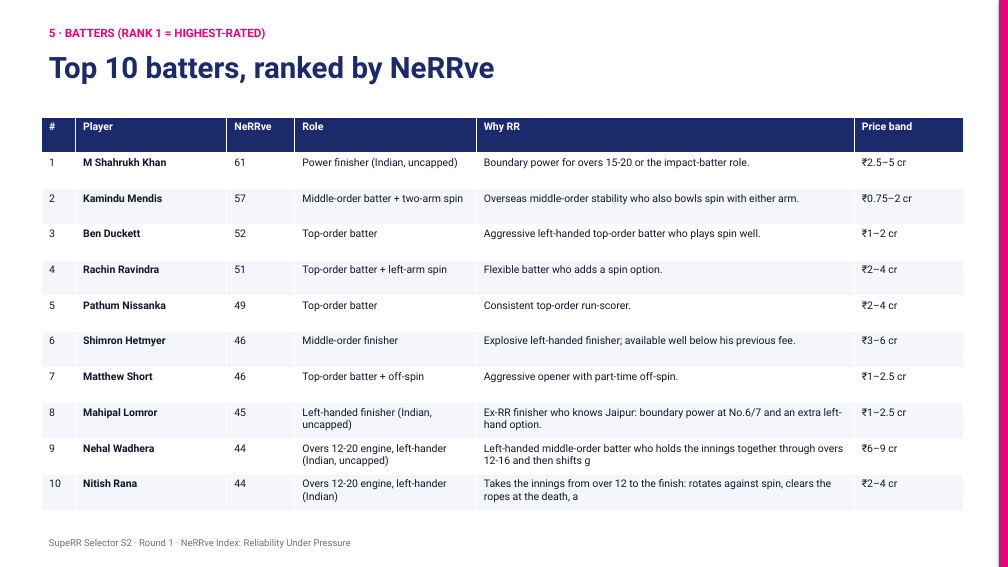
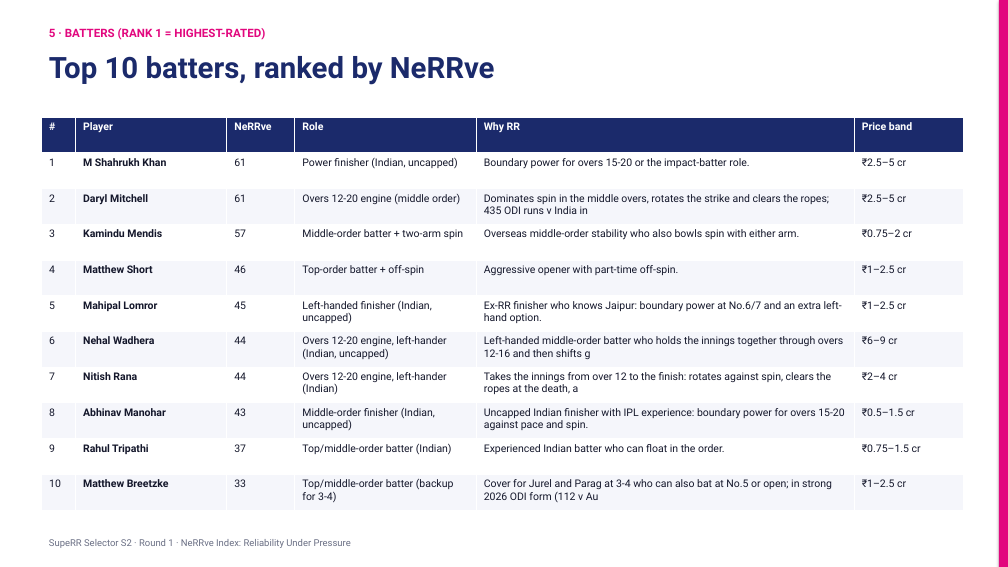
Before and after one commit to KoduruChandrasekhar/RRAuction-, a slide deck: slide 10 of submission/NeRRve_Deck.pptx. Drawn at 1008x567 pixels with LibreOffice and Linux fonts; fonts in the diff are those of the drawing. Boxes give left, top, right and bottom in pixels: in the first picture for what was removed or moved away, otherwise in the second. Text is boxed around its words. In the diff, an @@ line names an element or a change of style, - is before the commit and + after.

```diff
--- a/submission/NeRRve_Deck.pptx
+++ b/submission/NeRRve_Deck.pptx
@@ table at (42,117,964,510) @@
-row 3: 2 | Kamindu Mendis | 57 | Middle-order batter + two-arm spin | Overseas middle-order stability who also bowls spin with either arm. | ₹0.75–2 cr
+row 3: 2 | Daryl Mitchell | 61 | Overs 12-20 engine (middle order) | Dominates spin in the middle overs, rotates the strike and clears the ropes; 435 ODI runs v India in | ₹2.5–5 cr
-row 4: 3 | Ben Duckett | 52 | Top-order batter | Aggressive left-handed top-order batter who plays spin well. | ₹1–2 cr
+row 4: 3 | Kamindu Mendis | 57 | Middle-order batter + two-arm spin | Overseas middle-order stability who also bowls spin with either arm. | ₹0.75–2 cr
-row 5: 4 | Rachin Ravindra | 51 | Top-order batter + left-arm spin | Flexible batter who adds a spin option. | ₹2–4 cr
+row 5: 4 | Matthew Short | 46 | Top-order batter + off-spin | Aggressive opener with part-time off-spin. | ₹1–2.5 cr
-row 6: 5 | Pathum Nissanka | 49 | Top-order batter | Consistent top-order run-scorer. | ₹2–4 cr
+row 6: 5 | Mahipal Lomror | 45 | Left-handed finisher (Indian, uncapped) | Ex-RR finisher who knows Jaipur: boundary power at No.6/7 and an extra left-hand option. | ₹1–2.5 cr
-row 7: 6 | Shimron Hetmyer | 46 | Middle-order finisher | Explosive left-handed finisher; available well below his previous fee. | ₹3–6 cr
+row 7: 6 | Nehal Wadhera | 44 | Overs 12-20 engine, left-hander (Indian, uncapped) | Left-handed middle-order batter who holds the innings together through overs 12-16 and then shifts g | ₹6–9 cr
-row 8: 7 | Matthew Short | 46 | Top-order batter + off-spin | Aggressive opener with part-time off-spin. | ₹1–2.5 cr
+row 8: 7 | Nitish Rana | 44 | Overs 12-20 engine, left-hander (Indian) | Takes the innings from over 12 to the finish: rotates against spin, clears the ropes at the death, a | ₹2–4 cr
-row 9: 8 | Mahipal Lomror | 45 | Left-handed finisher (Indian, uncapped) | Ex-RR finisher who knows Jaipur: boundary power at No.6/7 and an extra left-hand option. | ₹1–2.5 cr
+row 9: 8 | Abhinav Manohar | 43 | Middle-order finisher (Indian, uncapped) | Uncapped Indian finisher with IPL experience: boundary power for overs 15-20 against pace and spin. | ₹0.5–1.5 cr
-row 10: 9 | Nehal Wadhera | 44 | Overs 12-20 engine, left-hander (Indian, uncapped) | Left-handed middle-order batter who holds the innings together through overs 12-16 and then shifts g | ₹6–9 cr
+row 10: 9 | Rahul Tripathi | 37 | Top/middle-order batter (Indian) | Experienced Indian batter who can float in the order. | ₹0.75–1.5 cr
-row 11: 10 | Nitish Rana | 44 | Overs 12-20 engine, left-hander (Indian) | Takes the innings from over 12 to the finish: rotates against spin, clears the ropes at the death, a | ₹2–4 cr
+row 11: 10 | Matthew Breetzke | 33 | Top/middle-order batter (backup for 3-4) | Cover for Jurel and Parag at 3-4 who can also bat at No.5 or open; in strong 2026 ODI form (112 v Au | ₹1–2.5 cr
```
Also in this commit, not shown: 3 other slides changed, 7 other files.
